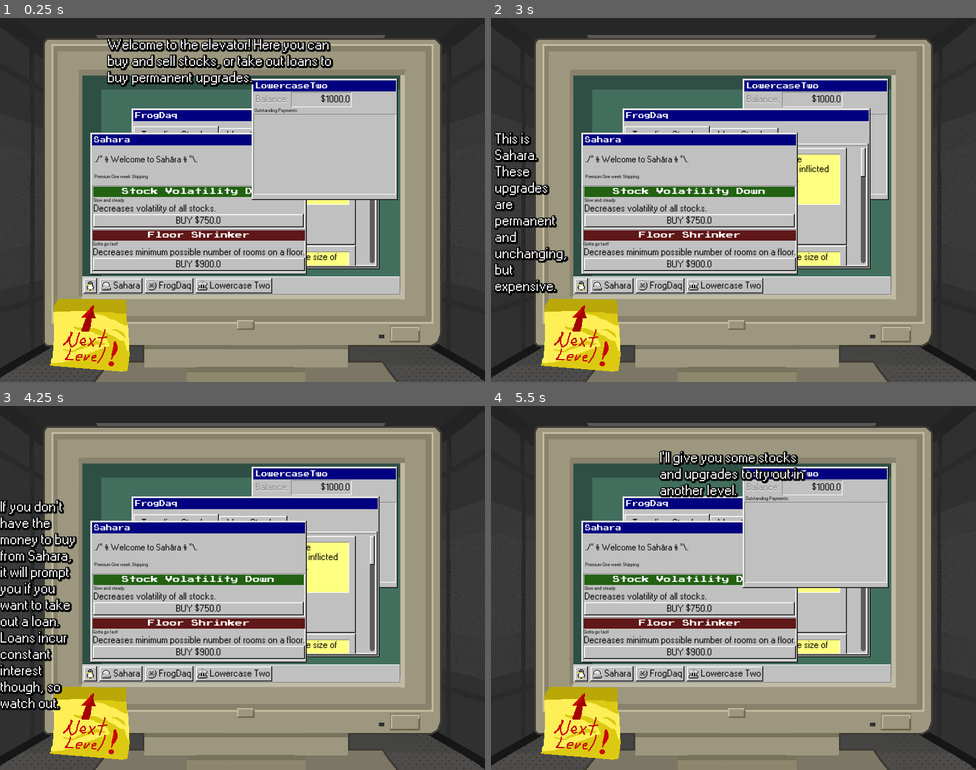
Above: before the commit, frames 1-4 (two rows, left to right).
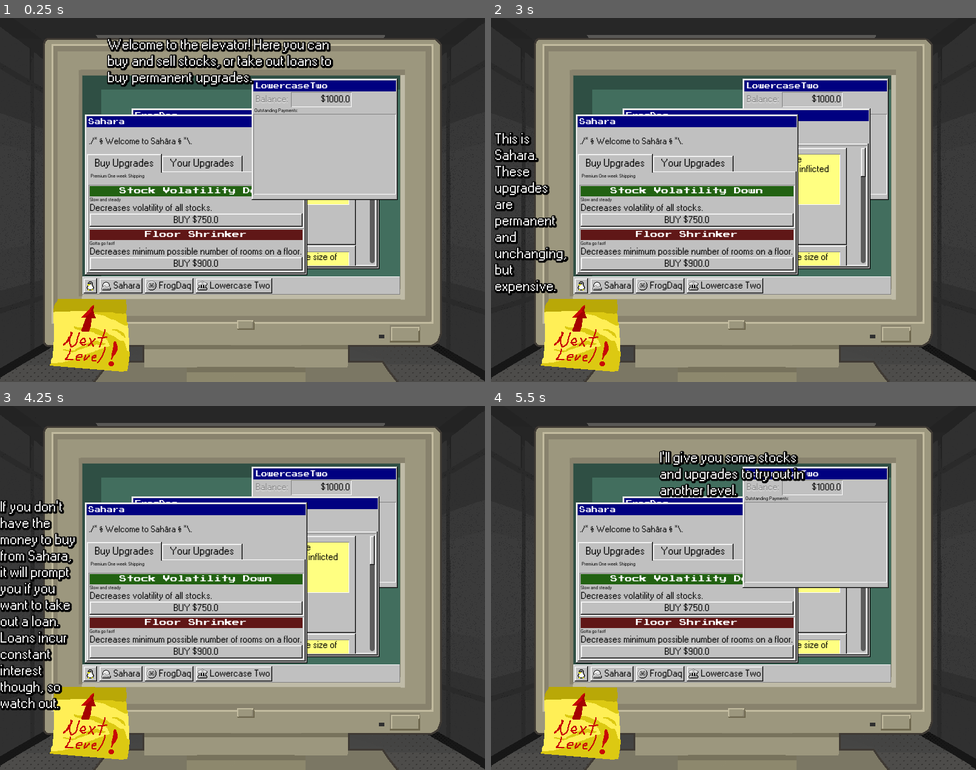
Above: after the commit, the same moments.

Repository: ygda-org/stock-strikers
Game: Godot game, scene res://main/tutorial/tutorial_elevator.tscn
Two runs of this game, one before a commit and one after it. Both use one fixed random seed, a clock stepped at 60 frames per second and the inputs below. This scene is started directly instead of the project's main scene. Sound files missing from this copy of the repository are replaced by a short silence.
Inputs (mouse positions are in pixels of both pictures, inside the frame that each line leads up to):
- Up to frame 1 (0.25 s): no input
- Up to frame 2 (3 s): click "BUY $750.0" at 0.5 s; click "BUY $900.0" at 1.25 s; click (583, 287) at 2 s; click (583, 287) at 2.75 s
- Up to frame 3 (4.25 s): click "Sahara" at 3.5 s
- Up to frame 4 (5.5 s): click "FrogDaq" at 4.25 s; click "Lowercase Two" at 5 s

The runs differ from the first frame. In frame 1, 7.2% of the frame differs, in the area x 17-64%, y 26-71%; in frame 2, 8.1%; in frame 3, 8.1%; in frame 4, 7.2%.

Commit message:
new tab in gui to show bought upgrades

Diff:
--- a/globals/player_stats.gd
+++ b/globals/player_stats.gd
@@ -17,6 +17,7 @@
 var permanent_upgrades_loaded: Dictionary[String, float]
 
 signal stocks_modified
+signal upgrades_modified
 
 func _ready():
 	reload_upgrades()
@@ -47,10 +48,12 @@
 func add_permanent_upgrade(u: Upgrade):
 	permanent_upgrades.append(u)
 	reload_upgrades()
+	upgrades_modified.emit()
 
 func remove_permanent_upgrade(u: Upgrade):
 	permanent_upgrades.remove_at(permanent_upgrades.find(u))
 	reload_upgrades()
+	upgrades_modified.emit()
 
 func reload_upgrades():
 	for upgrade in permanent_upgrades: # adding this here lol no better place :D
--- a/gui/elevator_gui.gd
+++ b/gui/elevator_gui.gd
@@ -25,9 +25,11 @@
 	GameState.generate_upgrade_options()
 	update_trendings_stocks()
 	update_available_upgrades()
+	update_owned_upgrades()
 	update_owned_stocks()
 	update_debt_options()
 	PlayerStats.stocks_modified.connect(update_owned_stocks)
+	PlayerStats.upgrades_modified.connect(update_owned_upgrades)
 
 func _process(delta: float) -> void:
 	update_balance()
@@ -71,8 +73,8 @@
 		your_stocks_holder.add_child(option)
 
 func update_available_upgrades():
-	var vbox1 = $PermPanel/MarginContainer/VBoxContainer/Upgrade1/MarginContainer/VBoxContainer
-	var vbox2 = $PermPanel/MarginContainer/VBoxContainer/Upgrade2/MarginContainer/VBoxContainer
+	var vbox1 = $PermPanel/MarginContainer/VBoxContainer/TabContainer/VBoxContainer/Upgrade1/MarginContainer/VBoxContainer
+	var vbox2 = $PermPanel/MarginContainer/VBoxContainer/TabContainer/VBoxContainer/Upgrade2/MarginContainer/VBoxContainer
 	var upgrade1 = GameState.upgrade_options[0]
 	var upgrade2 = GameState.upgrade_options[1]
 	if upgrade1:
@@ -98,6 +100,16 @@
 		vbox2.get_node("Upgrade2Button").text = "NO"
 		vbox2.get_node("Upgrade2Button").disabled = true
 
+func update_owned_upgrades():
+	for node in $PermPanel/MarginContainer/VBoxContainer/TabContainer/ScrollContainer/VBoxContainer.get_children():
+		node.queue_free()
+	for upgrade: Upgrade in PlayerStats.permanent_upgrades:
+		var indicator = load("uid://trbk5ybtblcv").instantiate()
+		indicator.get_node("Title").text = upgrade.display_name
+		indicator.get_node("Flavor").text = upgrade.flavor_text
+		indicator.get_node("Tooltip/MarginContainer/Attribute").text = upgrade.attribute_text
+		$PermPanel/MarginContainer/VBoxContainer/TabContainer/ScrollContainer/VBoxContainer.add_child(indicator)
+
 func _on_perm_button_pressed() -> void:
 	move_child(perm_panel,-1)
 	stock_button.button_pressed = false
@@ -121,11 +133,11 @@
 
 func _on_upgrade_1_button_pressed():
 	var upgrade = GameState.upgrade_options[0]
-	buy_upgrade(upgrade, $PermPanel/MarginContainer/VBoxContainer/Upgrade1/MarginContainer/VBoxContainer/Upgrade1Button)
+	buy_upgrade(upgrade, $PermPanel/MarginContainer/VBoxContainer/TabContainer/VBoxContainer/Upgrade1/MarginContainer/VBoxContainer/Upgrade1Button)
 
 func _on_upgrade_2_button_pressed():
 	var upgrade = GameState.upgrade_options[0]
-	buy_upgrade(upgrade, $PermPanel/MarginContainer/VBoxContainer/Upgrade2/MarginContainer/VBoxContainer/Upgrade2Button)
+	buy_upgrade(upgrade, $PermPanel/MarginContainer/VBoxContainer/TabContainer/VBoxContainer/Upgrade2/MarginContainer/VBoxContainer/Upgrade2Button)
 
 
 func buy_upgrade(upgrade, button) -> void:
@@ -137,14 +149,14 @@
 		PlayerStats.money = 0
 		PlayerStats.debts.append(loan)
 		SfxManager.create_audio(SFXSettings.SFX_LABEL.BuySuccess)
-		PlayerStats.permanent_upgrades.append(upgrade)
+		PlayerStats.add_permanent_upgrade(upgrade)
 		button.disabled = true
 		update_debt_options()
 		return
 	if PlayerStats.money > upgrade.cost:
 		SfxManager.create_audio(SFXSettings.SFX_LABEL.BuySuccess)
 		PlayerStats.money -= upgrade.cost
-		PlayerStats.permanent_upgrades.append(upgrade)
+		PlayerStats.add_permanent_upgrade(upgrade)
 		button.disabled = true
 	else:
 		button.text = "Not enough money! Take out loan?"
--- a/gui/elevator_gui.tscn
+++ b/gui/elevator_gui.tscn
@@ -234,10 +234,10 @@
 
 [node name="PermPanel" type="Panel" parent="." unique_id=1795233922]
 layout_mode = 0
-offset_left = 149.0
-offset_top = 189.0
-offset_right = 506.0
-offset_bottom = 423.0
+offset_left = 140.0
+offset_top = 159.0
+offset_right = 507.0
+offset_bottom = 424.0
 mouse_filter = 2
 theme = ExtResource("3_svwi6")
 
@@ -248,13 +248,15 @@
 anchor_bottom = 1.0
 grow_horizontal = 2
 grow_vertical = 2
+theme = ExtResource("3_svwi6")
 theme_override_constants/margin_left = 3
 theme_override_constants/margin_top = 3
 theme_override_constants/margin_right = 3
 theme_override_constants/margin_bottom = 3
 
-[node name="VBoxContainer" type="VBoxContainer" parent="PermPanel/MarginContainer" unique_id=1211424506]
-layout_mode = 2
+[node name="VBoxContainer" type="VBoxContainer" parent="PermPanel/MarginContainer" unique_id=1517824339]
+layout_mode = 2
+theme = ExtResource("3_svwi6")
 
 [node name="ColorRect" type="ColorRect" parent="PermPanel/MarginContainer/VBoxContainer" unique_id=1236929955]
 custom_minimum_size = Vector2(0, 18)
@@ -285,18 +287,29 @@
  ./* § Welcome to Sahâra § *\\.
 "
 
-[node name="Label" type="Label" parent="PermPanel/MarginContainer/VBoxContainer" unique_id=1912588946]
+[node name="TabContainer" type="TabContainer" parent="PermPanel/MarginContainer/VBoxContainer" unique_id=100437700]
+layout_mode = 2
+current_tab = 0
+tab_0/title = "Buy Upgrades"
+tab_1/title = "Your Upgrades"
+
+[node name="VBoxContainer" type="VBoxContainer" parent="PermPanel/MarginContainer/VBoxContainer/TabContainer" unique_id=1211424506]
+layout_mode = 2
+metadata/_tab_index = 0
+metadata/_tab_name = "Buy Upgrades"
+
+[node name="Label" type="Label" parent="PermPanel/MarginContainer/VBoxContainer/TabContainer/VBoxContainer" unique_id=1912588946]
 layout_mode = 2
 text = "  Premium One week Shipping
 "
 
-[node name="Upgrade1" type="Panel" parent="PermPanel/MarginContainer/VBoxContainer" unique_id=1045849536]
+[node name="Upgrade1" type="Panel" parent="PermPanel/MarginContainer/VBoxContainer/TabContainer/VBoxContainer" unique_id=1045849536]
 custom_minimum_size = Vector2(0, 71)
 layout_mode = 2
 mouse_filter = 2
 theme_override_styles/panel = SubResource("StyleBoxTexture_68ai3")
 
-[node name="MarginContainer" type="MarginContainer" parent="PermPanel/MarginContainer/VBoxContainer/Upgrade1" unique_id=233975656]
+[node name="MarginContainer" type="MarginContainer" parent="PermPanel/MarginContainer/VBoxContainer/TabContainer/VBoxContainer/Upgrade1" unique_id=233975656]
 layout_mode = 1
 anchors_preset = 15
 anchor_right = 1.0
@@ -308,15 +321,15 @@
 theme_override_constants/margin_right = 2
 theme_override_constants/margin_bottom = 2
 
-[node name="VBoxContainer" type="VBoxContainer" parent="PermPanel/MarginContainer/VBoxContainer/Upgrade1/MarginContainer" unique_id=371248901]
-layout_mode = 2
-
-[node name="TitlePanel" type="Panel" parent="PermPanel/MarginContainer/VBoxContainer/Upgrade1/MarginContainer/VBoxContainer" unique_id=927328771]
+[node name="VBoxContainer" type="VBoxContainer" parent="PermPanel/MarginContainer/VBoxContainer/TabContainer/VBoxContainer/Upgrade1/MarginContainer" unique_id=371248901]
+layout_mode = 2
+
+[node name="TitlePanel" type="Panel" parent="PermPanel/MarginContainer/VBoxContainer/TabContainer/VBoxContainer/Upgrade1/MarginContainer/VBoxContainer" unique_id=927328771]
 custom_minimum_size = Vector2(0, 17)
 layout_mode = 2
 theme_override_styles/panel = SubResource("StyleBoxFlat_biksv")
 
-[node name="Title" type="Label" parent="PermPanel/MarginContainer/VBoxContainer/Upgrade1/MarginContainer/VBoxContainer/TitlePanel" unique_id=619814507]
+[node name="Title" type="Label" parent="PermPanel/MarginContainer/VBoxContainer/TabContainer/VBoxContainer/Upgrade1/MarginContainer/VBoxContainer/TitlePanel" unique_id=619814507]
 layout_mode = 1
 anchors_preset = 15
 anchor_right = 1.0
@@ -331,27 +344,27 @@
 horizontal_alignment = 1
 vertical_alignment = 1
 
-[node name="Desc" type="Label" parent="PermPanel/MarginContainer/VBoxContainer/Upgrade1/MarginContainer/VBoxContainer" unique_id=1465852222]
+[node name="Desc" type="Label" parent="PermPanel/MarginContainer/VBoxContainer/TabContainer/VBoxContainer/Upgrade1/MarginContainer/VBoxContainer" unique_id=1465852222]
 layout_mode = 2
 text = "Does your gameplay suck? Buy the solution RIGHT NOW!!!!"
 
-[node name="Attribute" type="Label" parent="PermPanel/MarginContainer/VBoxContainer/Upgrade1/MarginContainer/VBoxContainer" unique_id=143485955]
+[node name="Attribute" type="Label" parent="PermPanel/MarginContainer/VBoxContainer/TabContainer/VBoxContainer/Upgrade1/MarginContainer/VBoxContainer" unique_id=143485955]
 layout_mode = 2
 theme_override_font_sizes/font_size = 16
 text = "+20 Damage"
 
-[node name="Upgrade1Button" type="Button" parent="PermPanel/MarginContainer/VBoxContainer/Upgrade1/MarginContainer/VBoxContainer" unique_id=1298725552]
+[node name="Upgrade1Button" type="Button" parent="PermPanel/MarginContainer/VBoxContainer/TabContainer/VBoxContainer/Upgrade1/MarginContainer/VBoxContainer" unique_id=1298725552]
 layout_mode = 2
 text = "BUY BUY BUY ($\\s)"
 script = ExtResource("12_h2vk8")
 
-[node name="Upgrade2" type="Panel" parent="PermPanel/MarginContainer/VBoxContainer" unique_id=1348818133]
+[node name="Upgrade2" type="Panel" parent="PermPanel/MarginContainer/VBoxContainer/TabContainer/VBoxContainer" unique_id=1348818133]
 custom_minimum_size = Vector2(0, 71)
 layout_mode = 2
 mouse_filter = 2
 theme_override_styles/panel = SubResource("StyleBoxTexture_h2vk8")
 
-[node name="MarginContainer" type="MarginContainer" parent="PermPanel/MarginContainer/VBoxContainer/Upgrade2" unique_id=133222310]
+[node name="MarginContainer" type="MarginContainer" parent="PermPanel/MarginContainer/VBoxContainer/TabContainer/VBoxContainer/Upgrade2" unique_id=133222310]
 layout_mode = 1
 anchors_preset = 15
 anchor_right = 1.0
@@ -363,15 +376,15 @@
 theme_override_constants/margin_right = 2
 theme_override_constants/margin_bottom = 2
 
-[node name="VBoxContainer" type="VBoxContainer" parent="PermPanel/MarginContainer/VBoxContainer/Upgrade2/MarginContainer" unique_id=1081136615]
-layout_mode = 2
-
-[node name="TitlePanel" type="Panel" parent="PermPanel/MarginContainer/VBoxContainer/Upgrade2/MarginContainer/VBoxContainer" unique_id=542919126]
+[node name="VBoxContainer" type="VBoxContainer" parent="PermPanel/MarginContainer/VBoxContainer/TabContainer/VBoxContainer/Upgrade2/MarginContainer" unique_id=1081136615]
+layout_mode = 2
+
+[node name="TitlePanel" type="Panel" parent="PermPanel/MarginContainer/VBoxContainer/TabContainer/VBoxContainer/Upgrade2/MarginContainer/VBoxContainer" unique_id=542919126]
 custom_minimum_size = Vector2(0, 17)
 layout_mode = 2
 theme_override_styles/panel = SubResource("StyleBoxFlat_m6y2a")
 
-[node name="Title" type="Label" parent="PermPanel/MarginContainer/VBoxContainer/Upgrade2/MarginContainer/VBoxContainer/TitlePanel" unique_id=1924215934]
+[node name="Title" type="Label" parent="PermPanel/MarginContainer/VBoxContainer/TabContainer/VBoxContainer/Upgrade2/MarginContainer/VBoxContainer/TitlePanel" unique_id=1924215934]
 layout_mode = 1
 anchors_preset = 15
 anchor_right = 1.0
@@ -386,19 +399,30 @@
 horizontal_alignment = 1
 vertical_alignment = 1
 
-[node name="Desc" type="Label" parent="PermPanel/MarginContainer/VBoxContainer/Upgrade2/MarginContainer/VBoxContainer" unique_id=1077226849]
+[node name="Desc" type="Label" parent="PermPanel/MarginContainer/VBoxContainer/TabContainer/VBoxContainer/Upgrade2/MarginContainer/VBoxContainer" unique_id=1077226849]
 layout_mode = 2
 text = "Does your gameplay suck? Buy the solution RIGHT NOW!!!!"
 
-[node name="Attribute" type="Label" parent="PermPanel/MarginContainer/VBoxContainer/Upgrade2/MarginContainer/VBoxContainer" unique_id=1502796504]
+[node name="Attribute" type="Label" parent="PermPanel/MarginContainer/VBoxContainer/TabContainer/VBoxContainer/Upgrade2/MarginContainer/VBoxContainer" unique_id=1502796504]
 layout_mode = 2
 theme_override_font_sizes/font_size = 16
 text = "+20 Damage"
 
-[node name="Upgrade2Button" type="Button" parent="PermPanel/MarginContainer/VBoxContainer/Upgrade2/MarginContainer/VBoxContainer" unique_id=576159107]
+[node name="Upgrade2Button" type="Button" parent="PermPanel/MarginContainer/VBoxContainer/TabContainer/VBoxContainer/Upgrade2/MarginContainer/VBoxContainer" unique_id=576159107]
 layout_mode = 2
 text = "BUY BUY BUY ($\\s)"
 script = ExtResource("12_h2vk8")
+
+[node name="ScrollContainer" type="ScrollContainer" parent="PermPanel/MarginContainer/VBoxContainer/TabContainer" unique_id=1618210416]
+visible = false
+custom_minimum_size = Vector2(0, 160)
+layout_mode = 2
+theme = ExtResource("3_svwi6")
+metadata/_tab_index = 1
+metadata/_tab_name = "Your Upgrades"
+
+[node name="VBoxContainer" type="VBoxContainer" parent="PermPanel/MarginContainer/VBoxContainer/TabContainer/ScrollContainer" unique_id=2009479887]
+layout_mode = 2
 
 [node name="MoneyPanel" type="Panel" parent="." unique_id=1104745353]
 layout_mode = 0
@@ -507,5 +531,5 @@
 [connection signal="pressed" from="Background/Taskbar/MarginContainer/HBoxContainer/PermButton" to="." method="_on_perm_button_pressed"]
 [connection signal="pressed" from="Background/Taskbar/MarginContainer/HBoxContainer/StockButton" to="." method="_on_stock_button_pressed"]
 [connection signal="pressed" from="Background/Taskbar/MarginContainer/HBoxContainer/MoneyButton" to="." method="_on_money_button_pressed"]
-[connection signal="pressed" from="PermPanel/MarginContainer/VBoxContainer/Upgrade1/MarginContainer/VBoxContainer/Upgrade1Button" to="." method="_on_upgrade_1_button_pressed"]
-[connection signal="pressed" from="PermPanel/MarginContainer/VBoxContainer/Upgrade2/MarginContainer/VBoxContainer/Upgrade2Button" to="." method="_on_upgrade_2_button_pressed"]
+[connection signal="pressed" from="PermPanel/MarginContainer/VBoxContainer/TabContainer/VBoxContainer/Upgrade1/MarginContainer/VBoxContainer/Upgrade1Button" to="." method="_on_upgrade_1_button_pressed"]
+[connection signal="pressed" from="PermPanel/MarginContainer/VBoxContainer/TabContainer/VBoxContainer/Upgrade2/MarginContainer/VBoxContainer/Upgrade2Button" to="." method="_on_upgrade_2_button_pressed"]
--- /dev/null
+++ b/gui/upgrade_indicator.tscn
@@ -0,0 +1,89 @@
+[gd_scene format=3 uid="uid://trbk5ybtblcv"]
+
+[ext_resource type="Theme" uid="uid://qlk0jixls6nn" path="res://assets/tempoary_assets/windows_95.tres" id="1_pfe7r"]
+[ext_resource type="FontFile" uid="uid://b2r2akjuqowjn" path="res://assets/tempoary_assets/PressStart2P.ttf" id="2_ajghe"]
+[ext_resource type="Texture2D" uid="uid://b6vt4te58eg6g" path="res://assets/tempoary_assets/windows95_indentbox.png" id="3_6wim4"]
+
+[sub_resource type="StyleBoxTexture" id="StyleBoxTexture_2ciud"]
+texture = ExtResource("3_6wim4")
+texture_margin_left = 2.0
+texture_margin_top = 2.0
+texture_margin_right = 2.0
+texture_margin_bottom = 2.0
+
+[sub_resource type="StyleBoxFlat" id="StyleBoxFlat_ucotb"]
+bg_color = Color(1, 1, 0.5058824, 1)
+
+[node name="UpgradeIndicator" type="Control" unique_id=1796484255]
+custom_minimum_size = Vector2(0, 90)
+layout_mode = 3
+anchors_preset = 15
+anchor_right = 1.0
+anchor_bottom = 1.0
+offset_right = -445.0
+offset_bottom = -510.0
+grow_horizontal = 2
+grow_vertical = 2
+theme = ExtResource("1_pfe7r")
+
+[node name="Panel" type="Panel" parent="." unique_id=1325733173]
+custom_minimum_size = Vector2(355, 90)
+layout_mode = 0
+offset_right = 354.0
+offset_bottom = 90.0
+
+[node name="Title" type="Label" parent="." unique_id=368817893]
+layout_mode = 0
+offset_left = 16.0
+offset_top = 10.0
+offset_right = 348.0
+offset_bottom = 42.0
+theme = ExtResource("1_pfe7r")
+theme_override_fonts/font = ExtResource("2_ajghe")
+theme_override_font_sizes/font_size = 16
+text = "Money Extractor"
+
+[node name="Flavor" type="Label" parent="." unique_id=195075668]
+layout_mode = 0
+offset_left = 7.0
+offset_top = 32.0
+offset_right = 161.0
+offset_bottom = 62.0
+theme = ExtResource("1_pfe7r")
+theme_override_font_sizes/font_size = 12
+text = "Wherever these coins come from, there's more."
+autowrap_mode = 3
+clip_text = true
+
+[node name="Tooltip" type="Panel" parent="." unique_id=1417859712]
+layout_mode = 0
+offset_left = 174.0
+offset_top = 31.0
+offset_right = 347.0
+offset_bottom = 85.0
+theme_override_styles/panel = SubResource("StyleBoxTexture_2ciud")
+
+[node name="MarginContainer" type="MarginContainer" parent="Tooltip" unique_id=585910199]
+layout_mode = 1
+anchors_preset = 15
+anchor_right = 1.0
+anchor_bottom = 1.0
+grow_horizontal = 2
+grow_vertical = 2
+theme_override_constants/margin_left = 1
+theme_override_constants/margin_top = 1
+theme_override_constants/margin_right = 1
+theme_override_constants/margin_bottom = 1
+
+[node name="Panel" type="Panel" parent="Tooltip/MarginContainer" unique_id=451839459]
+layout_mode = 2
+theme_override_styles/panel = SubResource("StyleBoxFlat_ucotb")
+
+[node name="Attribute" type="Label" parent="Tooltip/MarginContainer" unique_id=231422532]
+custom_minimum_size = Vector2(40, 40)
+layout_mode = 2
+size_flags_vertical = 1
+theme_override_font_sizes/font_size = 16
+text = "Doubles money gained from defeating enemies."
+autowrap_mode = 3
+clip_text = true
